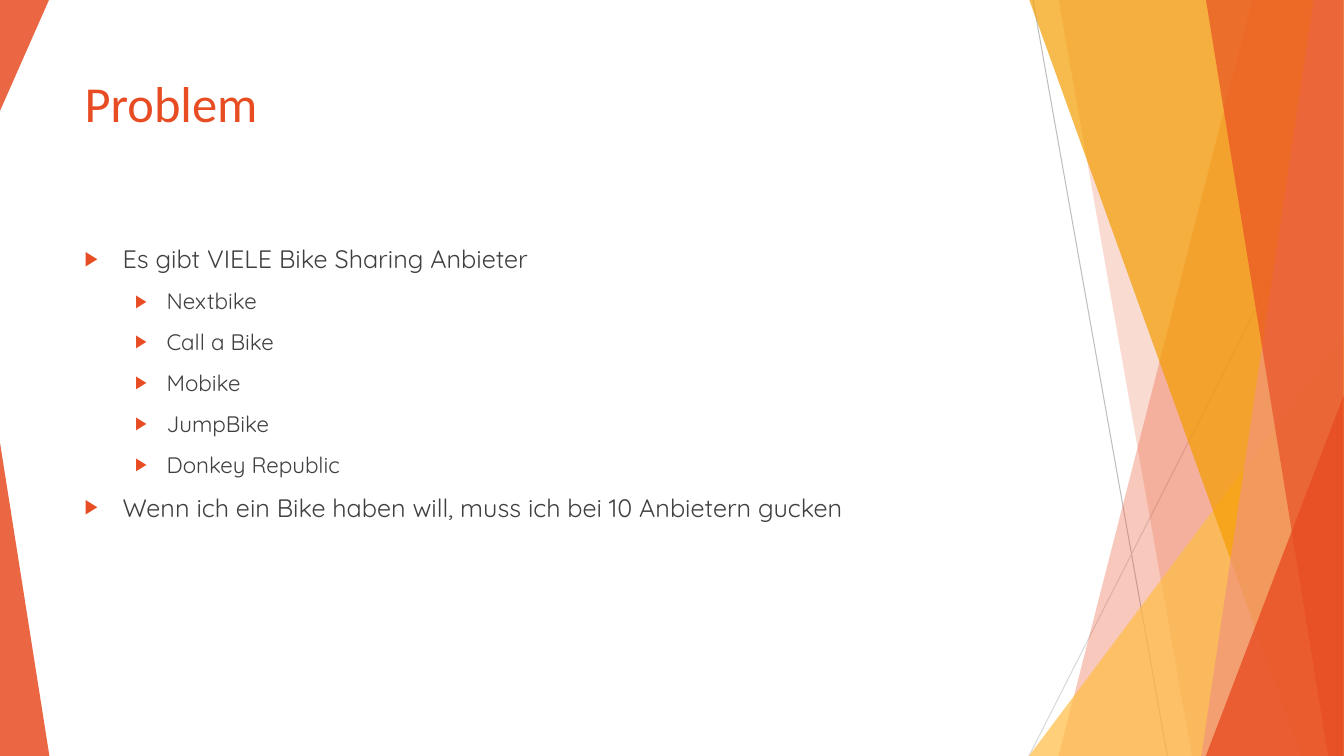
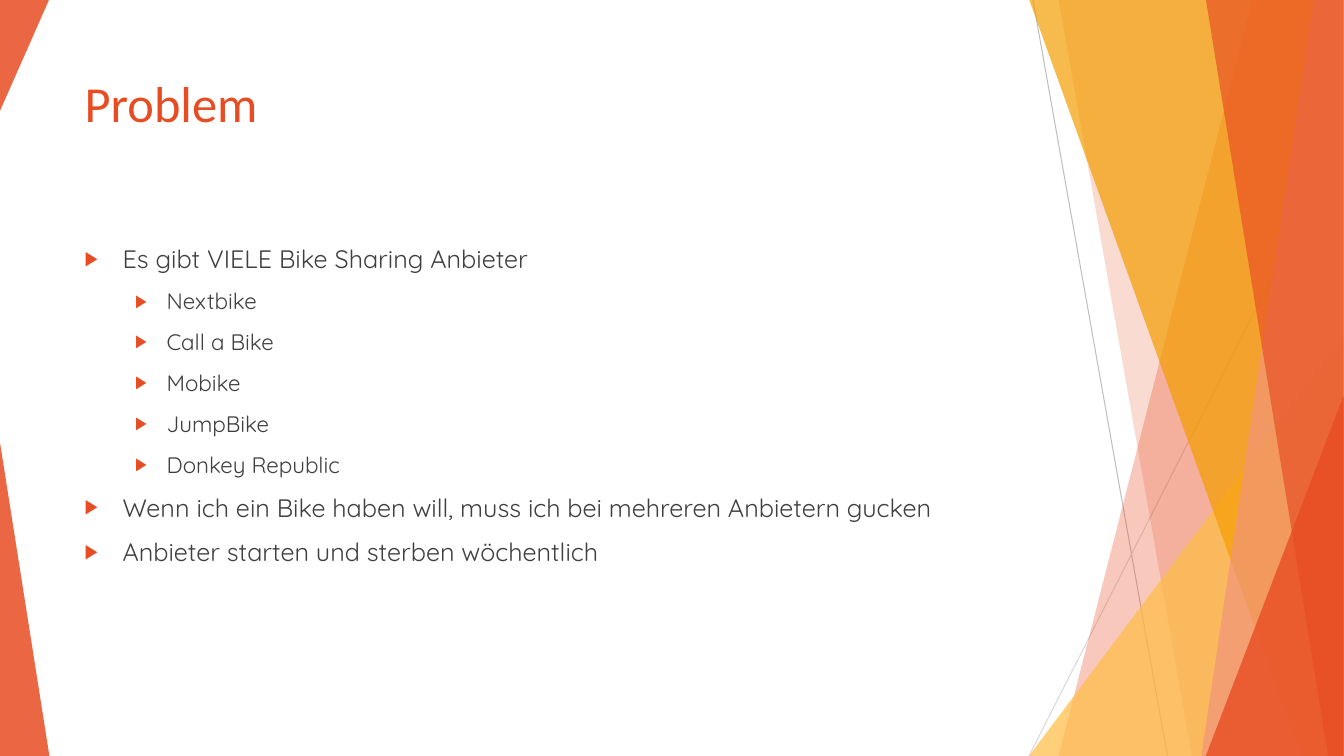
Before and after one commit to Jugendhackt/VUBA, a slide deck: slide 2 of VUBA.pptx. Drawn at 1344x756 pixels with LibreOffice and Linux fonts; fonts in the diff are those of the drawing. Boxes give left, top, right and bottom in pixels: in the first picture for what was removed or moved away, otherwise in the second. Text is boxed around its words. In the diff, an @@ line names an element or a change of style, - is before the commit and + after.

Commit message:
presentation v4

```diff
--- a/VUBA.pptx
+++ b/VUBA.pptx
@@ text at (123, 498, 931, 562): text changed @@
-▶ Wenn ich ein Bike haben will, muss ich bei 10 Anbietern gucken
+▶ Wenn ich ein Bike haben will, muss ich bei mehreren Anbietern gucken
+▶ Anbieter starten und sterben wöchentlich
```
Also in this commit, not shown: 3 other slides changed.
